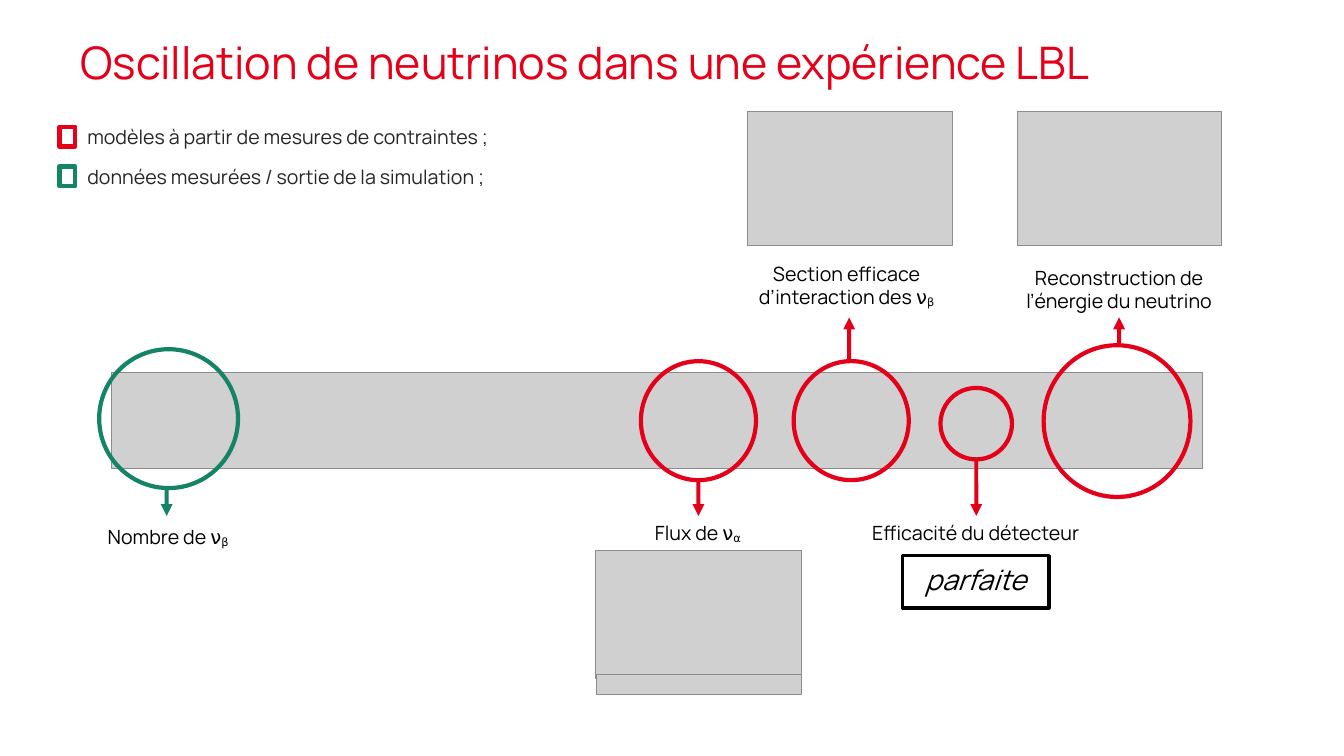
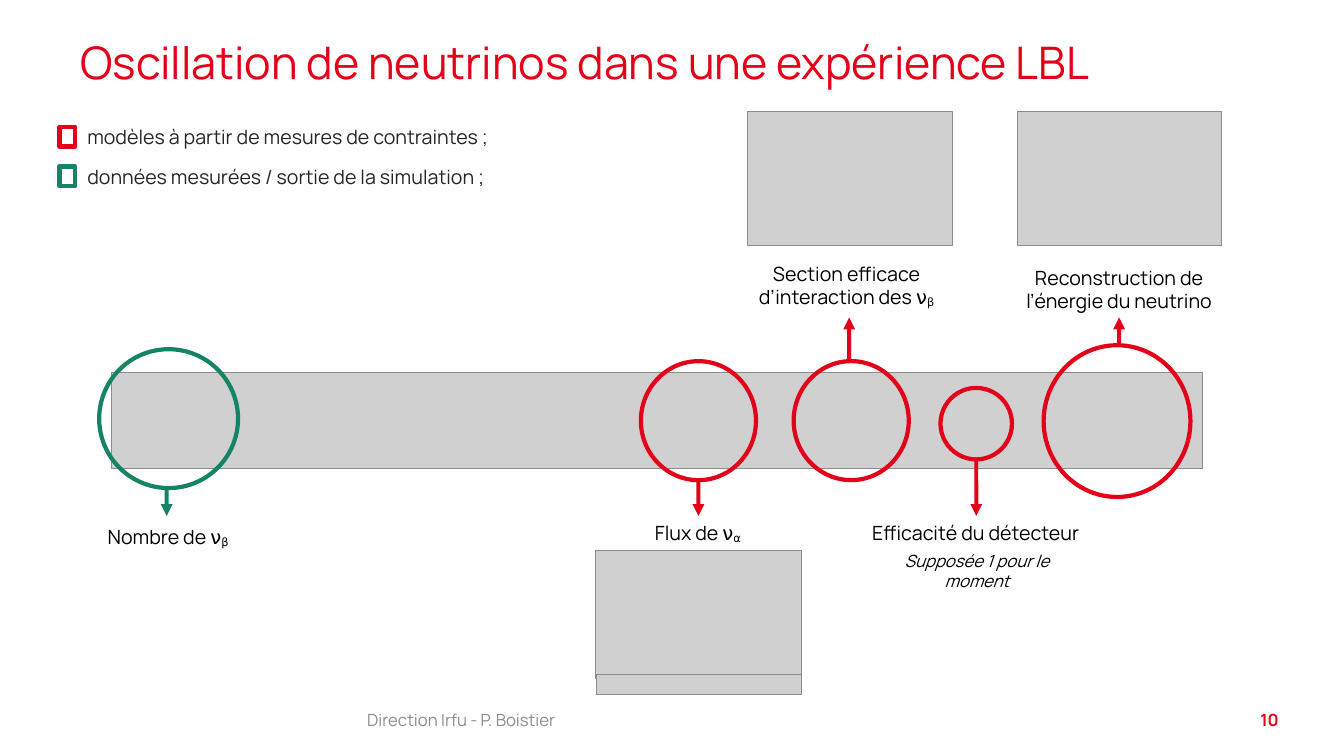
Before and after one commit to pboistier/energy-effects-T2K, a slide deck: slide 10 of doc_ext/20240619_boistier_irfu.odp (slide 8 before the commit). Drawn at 1344x756 pixels with LibreOffice and Linux fonts; fonts in the diff are those of the drawing; grey boxes stand for pictures; background and template pictures are left out. Boxes give left, top, right and bottom in pixels: in the first picture for what was removed or moved away, otherwise in the second. Text is boxed around its words. In the diff, an @@ line names an element or a change of style, - is before the commit and + after.

```diff
--- a/doc_ext/20240619_boistier_irfu.odp
+++ b/doc_ext/20240619_boistier_irfu.odp
@@ rectangle removed at bbox=[902, 555, 1049, 608] @@
-parfaite
@@ text added at bbox=[905, 554, 1049, 588], 12 pt, text #000000, italic @@
+Supposée 1 pour le moment
@@ text added at bbox=[367, 714, 555, 726], 12 pt, text #8D8D8D @@
+Direction Irfu - P. Boistier
@@ page number added at bbox=[1260, 713, 1278, 727], 12 pt, text #E50019, bold @@
+10
```
Also in this commit, not shown: 12 other slides changed, 4 slides added, 1 slide removed, 3 other files.
